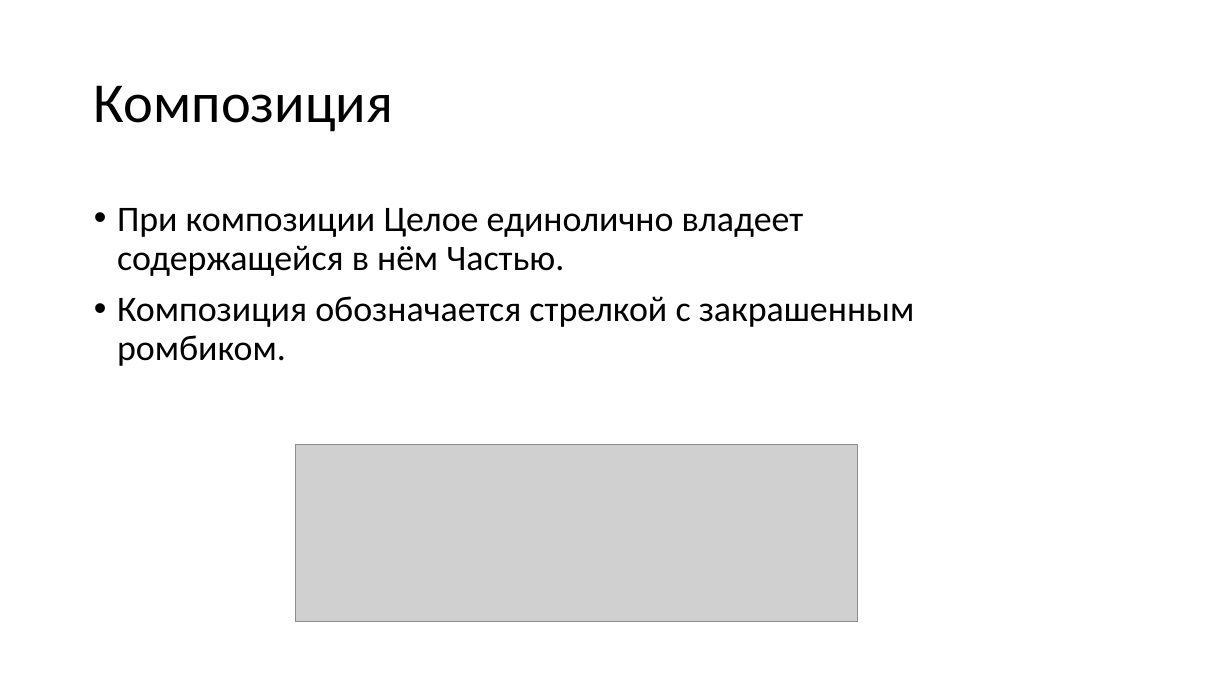
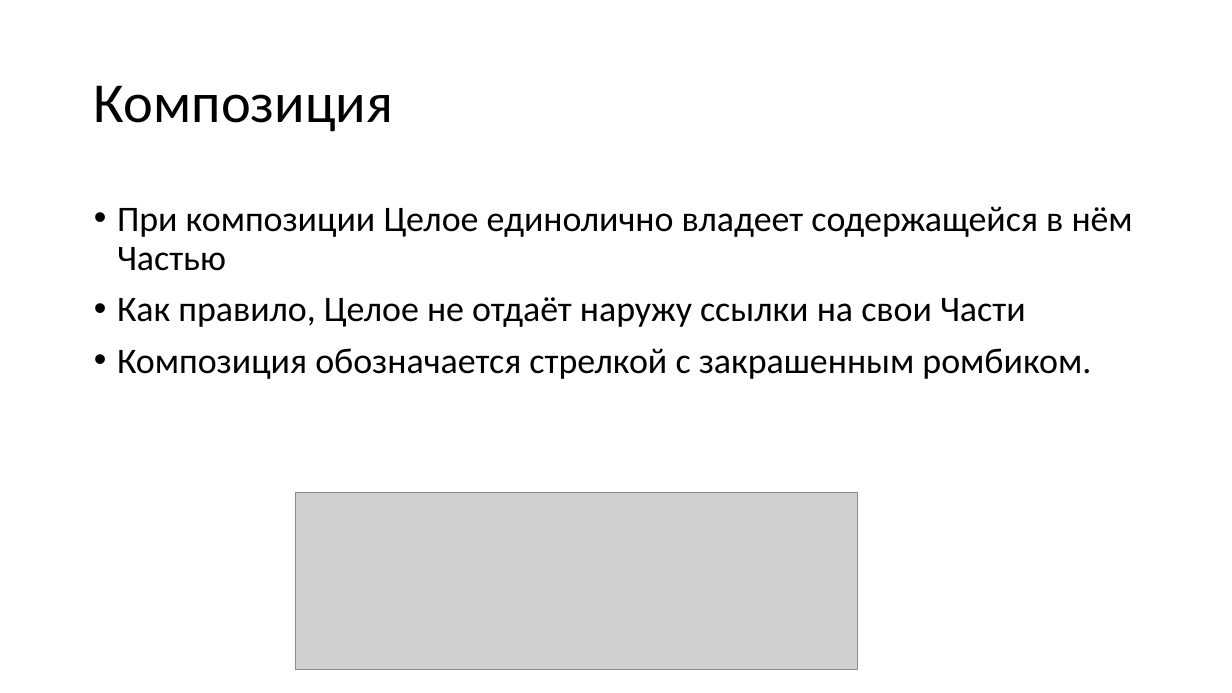
Before and after one commit to alexey-malov/oop, a slide deck: slide 23 of lectures/03/Виды отношений между классами.pptx (slide 21 before the commit). Drawn at 1232x693 pixels with LibreOffice and Linux fonts; fonts in the diff are those of the drawing; grey boxes stand for pictures. Boxes give left, top, right and bottom in pixels: in the first picture for what was removed or moved away, otherwise in the second. Text is boxed around its words. In the diff, an @@ line names an element or a change of style, - is before the commit and + after.

```diff
--- a/lectures/03/Виды отношений между классами.pptx
+++ b/lectures/03/Виды отношений между классами.pptx
@@ text at box(117, 206, 1133, 327): text changed @@
-• При композиции Целое единолично владеет содержащейся в нём Частью.
+• При композиции Целое единолично владеет содержащейся в нём Частью
+• Как правило, Целое не отдаёт наружу ссылки на свои Части
@@ picture: place and size @@
-picture at box(296, 445, 858, 622)
+picture at box(296, 492, 858, 669)
```
Also in this commit, not shown: 9 other slides changed, 2 slides added, 2 other files.
